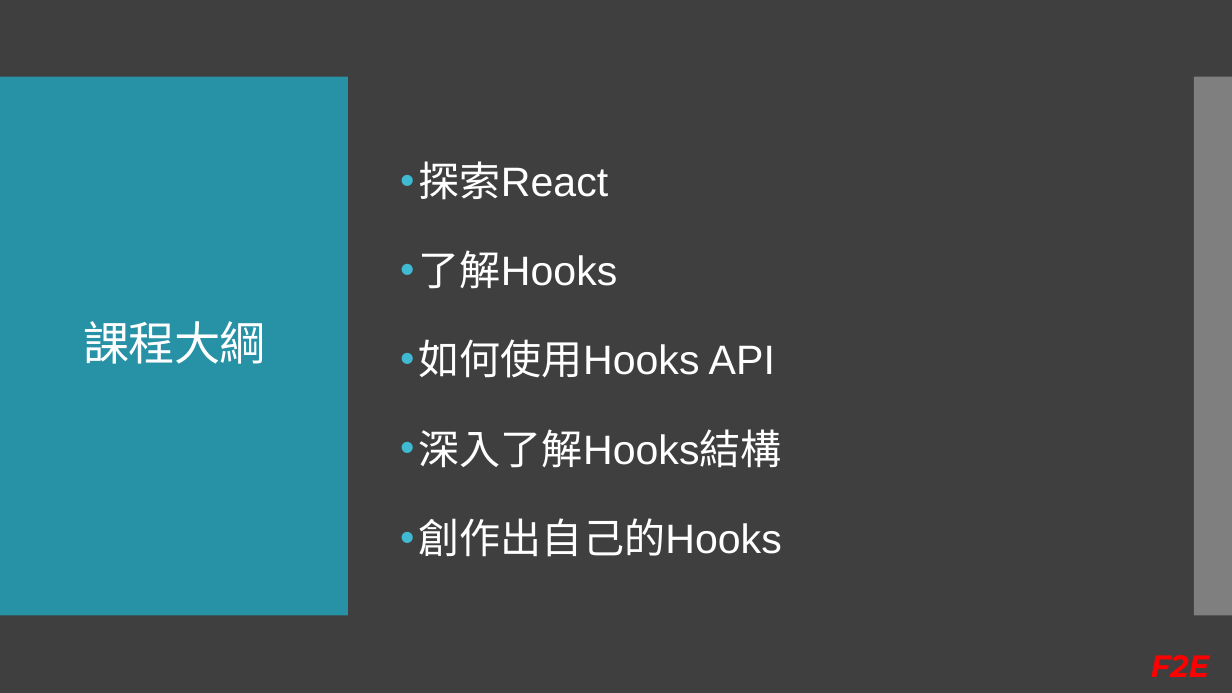
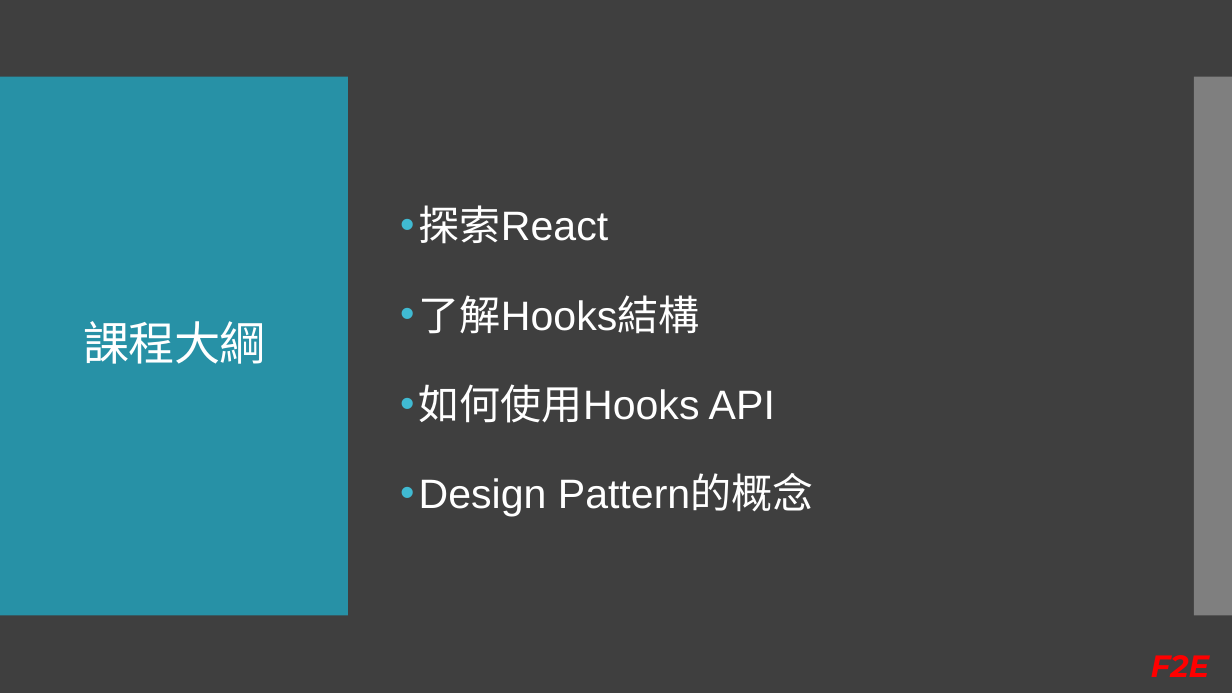
Before and after one commit to Kader-coder/React-Hooks, a slide deck: slide 4 of PPT/React Hooks &.pptx. Drawn at 1232x693 pixels with LibreOffice and Linux fonts; fonts in the diff are those of the drawing. Boxes give left, top, right and bottom in pixels: in the first picture for what was removed or moved away, otherwise in the second. Text is boxed around its words. In the diff, an @@ line names an element or a change of style, - is before the commit and + after.

```diff
--- a/PPT/React Hooks &.pptx
+++ b/PPT/React Hooks &.pptx
@@ text at (419,295,700,334): text changed @@
-• 了解Hooks
+• 了解Hooks結構
@@ text at (419,476,814,517): text changed @@
-• 深入了解Hooks結構
-• 創作出自己的Hooks
+• Design Pattern的概念
```
Also in this commit, not shown: 1 other slide changed, 3 slides removed.
